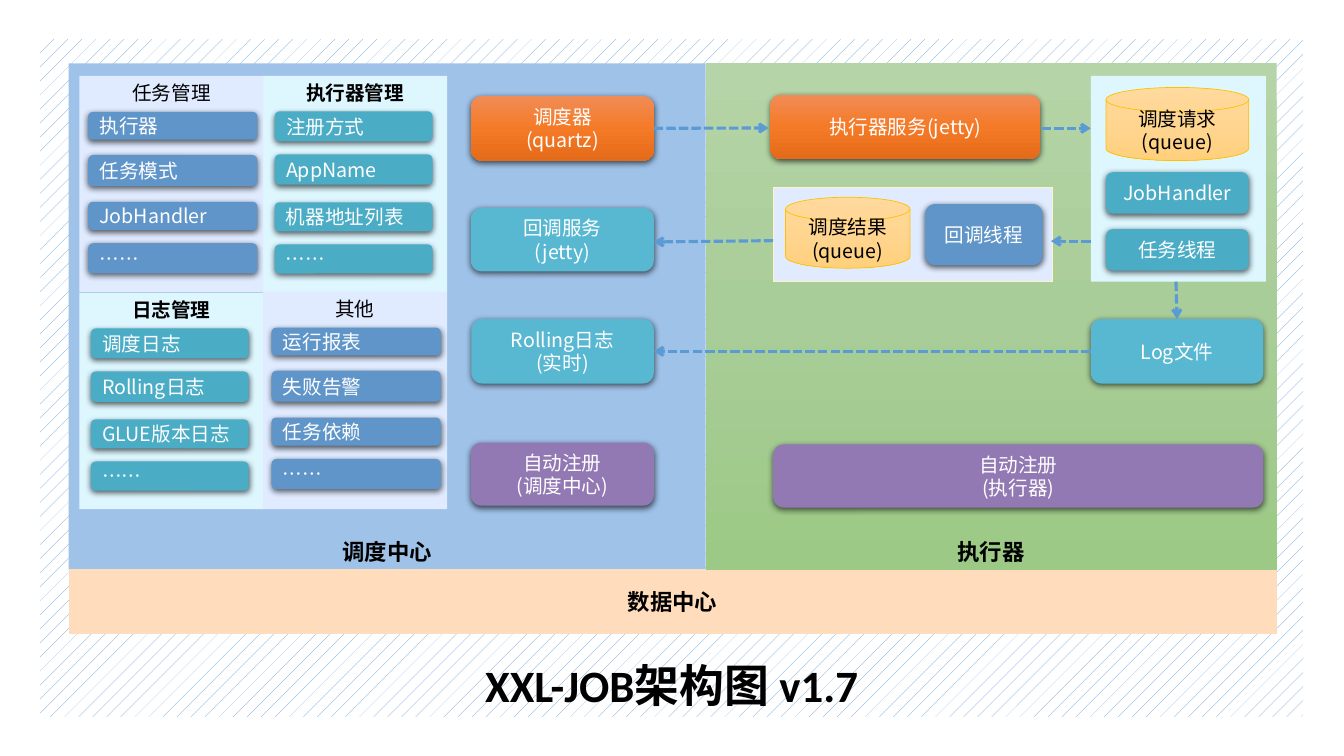
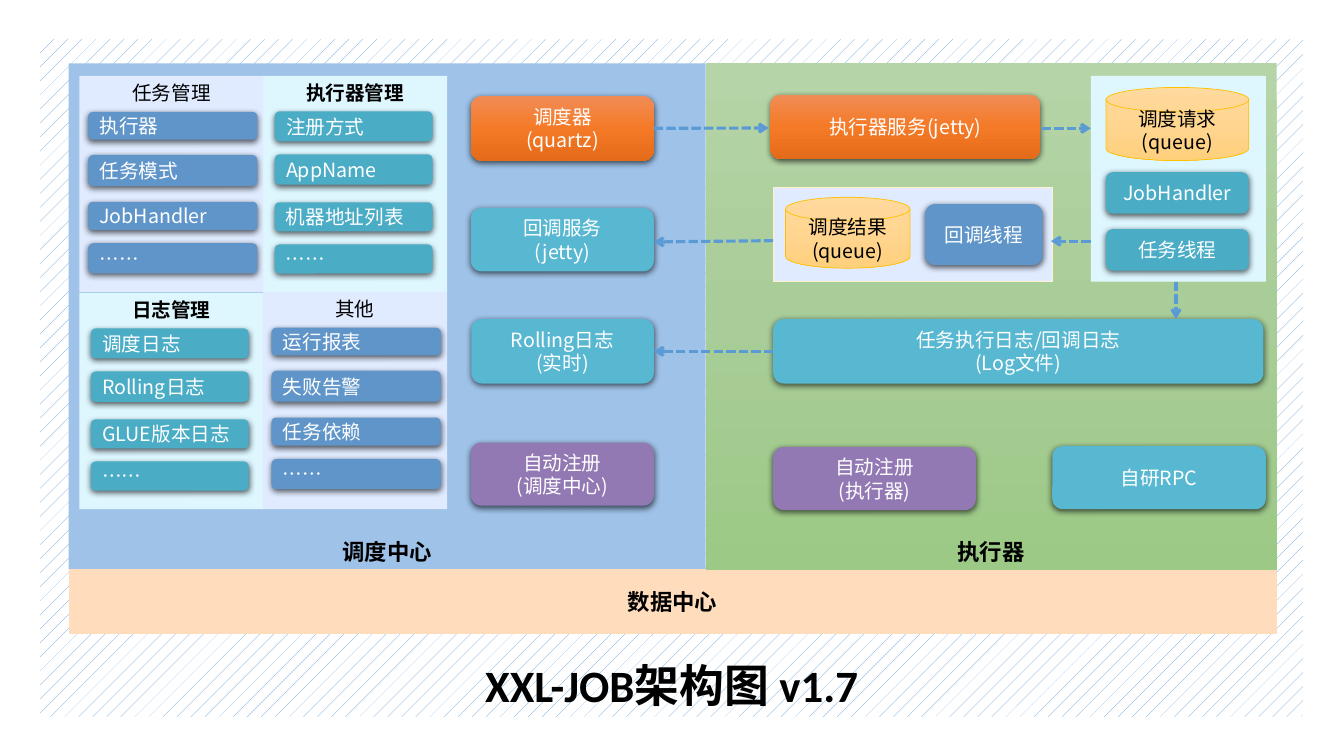
Before and after one commit to xuxueli/xxl-job, a slide deck: slide 4 of doc/架构图.pptx. Drawn at 1344x756 pixels with LibreOffice and Linux fonts; fonts in the diff are those of the drawing. Boxes give left, top, right and bottom in pixels: in the first picture for what was removed or moved away, otherwise in the second. Text is boxed around its words. In the diff, an @@ line names an element or a change of style, - is before the commit and + after.

```diff
--- a/doc/架构图.pptx
+++ b/doc/架构图.pptx
@@ rounded rectangle "任务执行日志/回调日志": place and size @@
-rounded rectangle "任务执行日志/回调日志" at [1091,319,1263,383]
+rounded rectangle "任务执行日志/回调日志" at [773,319,1263,383]
@@ arrow moved from (1091, 352) - (654, 352) to (773, 352) - (654, 352) @@
@@ text in rounded rectangle at [916,330,1120,375]: text changed @@
-Log文件
+任务执行日志/回调日志
+(Log文件)
@@ rounded rectangle "自动注册": place and size @@
-rounded rectangle "自动注册" at [773,445,1263,508]
+rounded rectangle "自动注册" at [773,447,976,510]
@@ rounded rectangle added at [1053,447,1266,510], fill #58B8D1, 14 pt, text #FFFFFF @@
+自研RPC
```
Also in this commit, not shown: 1 other file.
